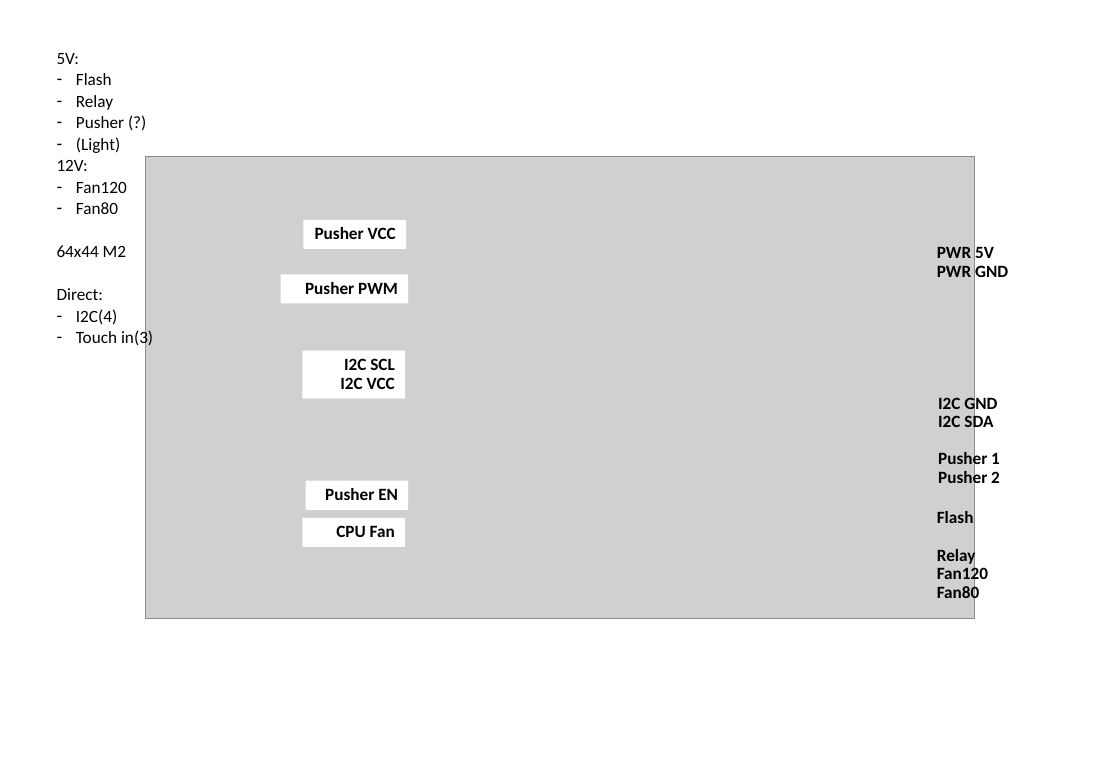
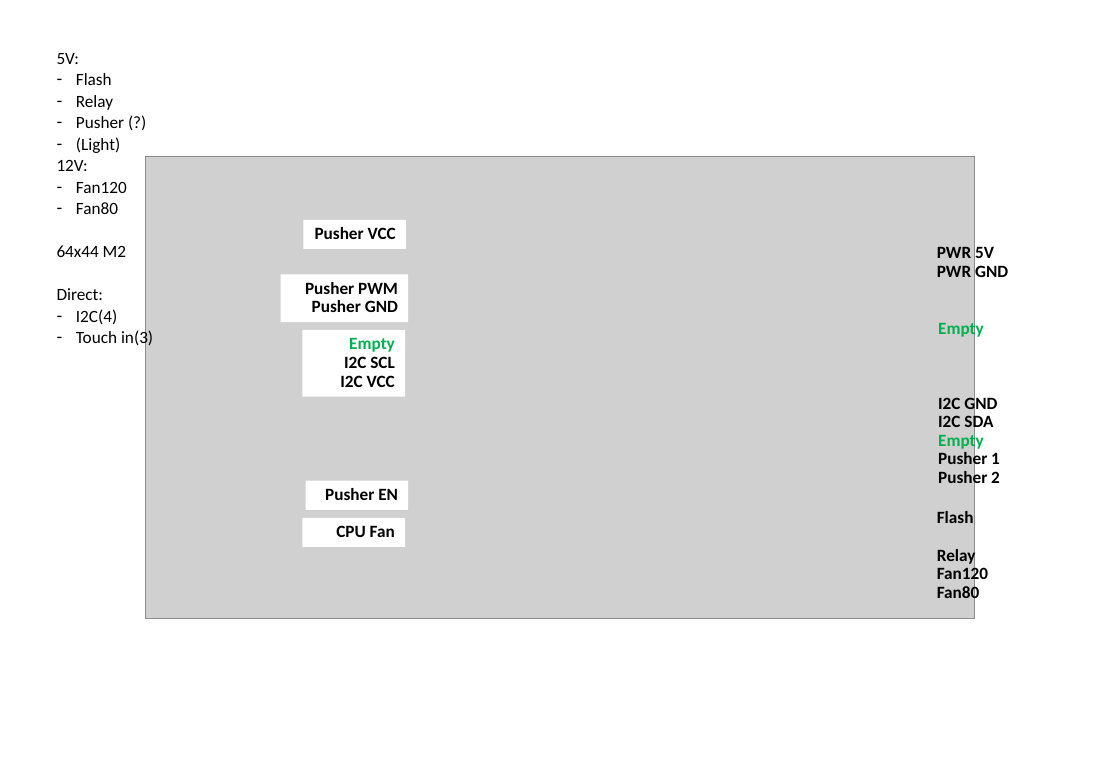
Before and after one commit to jay1han/Octobox, a slide deck: slide 5 of Document/Orange.pptx. Drawn at 1120x775 pixels with LibreOffice and Linux fonts; fonts in the diff are those of the drawing; grey boxes stand for pictures. Boxes give left, top, right and bottom in pixels: in the first picture for what was removed or moved away, otherwise in the second. Text is boxed around its words. In the diff, an @@ line names an element or a change of style, - is before the commit and + after.

```diff
--- a/Document/Orange.pptx
+++ b/Document/Orange.pptx
@@ rectangle "Pusher PWM": place and size @@
-rectangle "Pusher PWM" at box(280, 274, 407, 303)
+rectangle "Pusher PWM" at box(280, 274, 407, 322)
@@ text in rectangle at box(312, 300, 398, 312): paragraph added @@
+Pusher GND
@@ text added at box(938, 320, 984, 339), 12 pt, text #00B050, bold @@
+Empty
@@ rectangle "Empty": place and size @@
-rectangle "Empty" at box(303, 351, 405, 398)
+rectangle "Empty" at box(303, 330, 405, 397)
@@ text in rectangle at box(349, 337, 395, 352): paragraph added @@
+Empty
@@ text added at box(938, 432, 984, 451), 12 pt, text #00B050, bold @@
+Empty
```
Also in this commit, not shown: 1 other slide changed, 2 other files.
